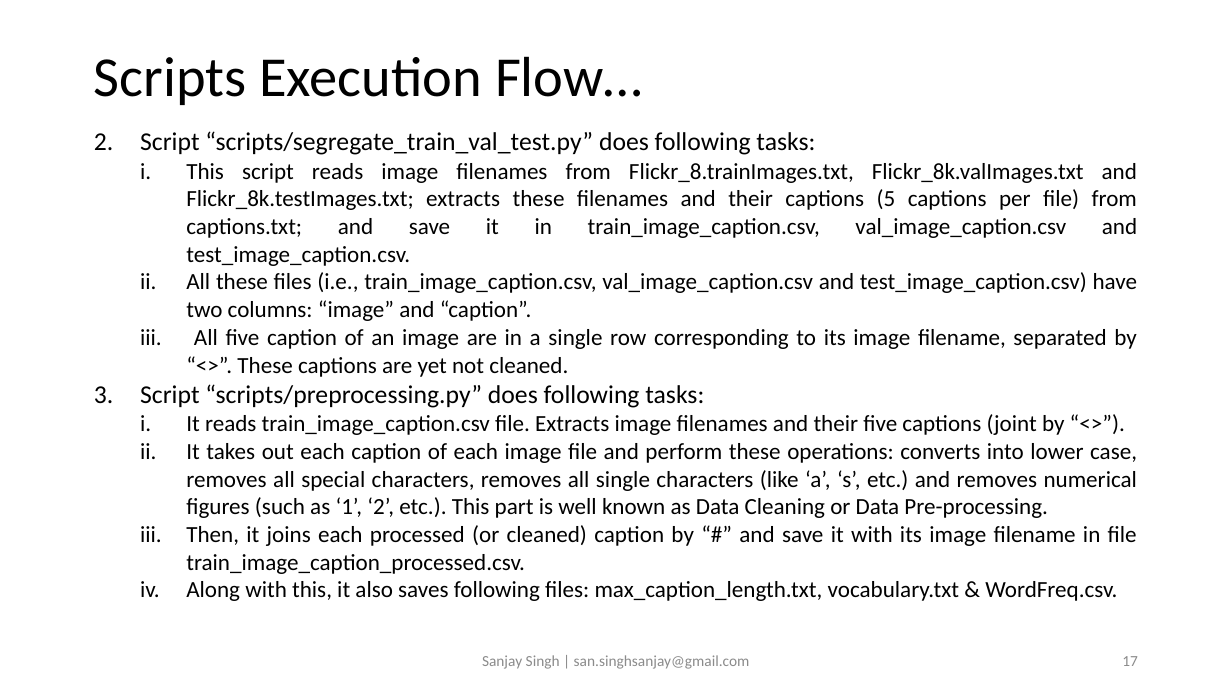
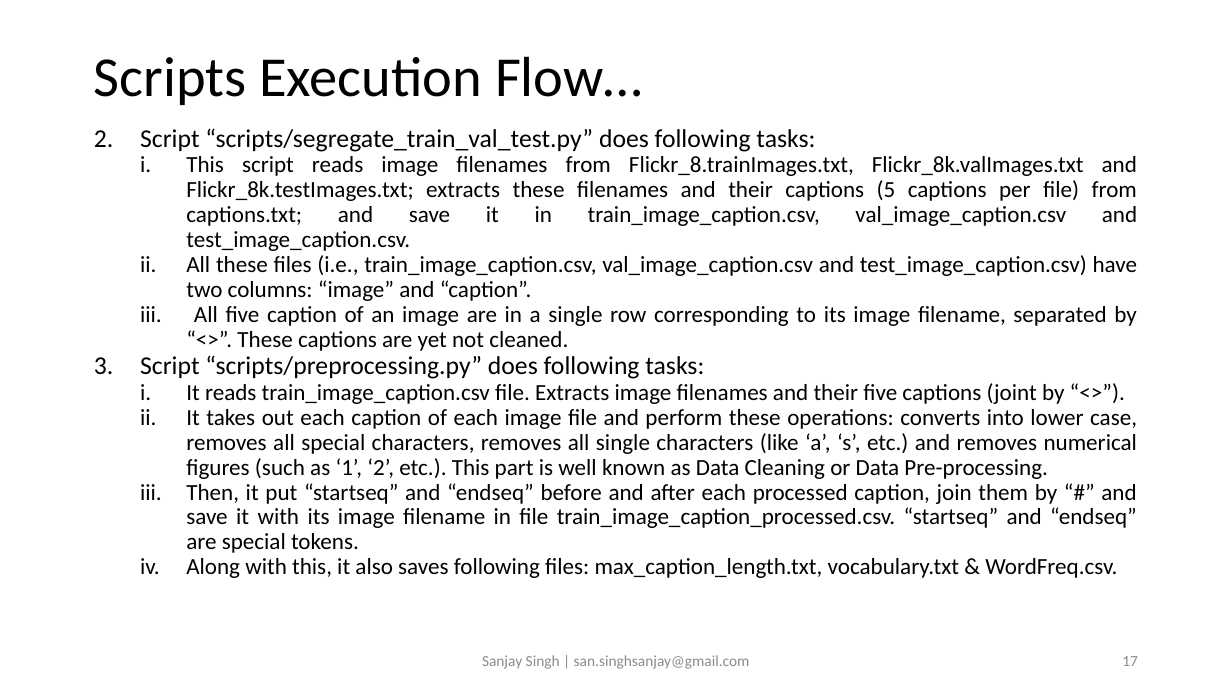
Before and after one commit to sansinghsanjay/Flickr8k_ImageCaptioning, a slide deck: slide 17 of readme.pptx. Drawn at 1232x693 pixels with LibreOffice and Linux fonts; fonts in the diff are those of the drawing. Boxes give left, top, right and bottom in pixels: in the first picture for what was removed or moved away, otherwise in the second. Text is boxed around its words. In the diff, an @@ line names an element or a change of style, - is before the commit and + after.

```diff
--- a/readme.pptx
+++ b/readme.pptx
@@ text at [140, 128, 1137, 578]: line spacing 1 to 0.9 @@
@@ text at [186, 483, 1137, 553]: text changed @@
-  iii. Then, it joins each processed (or cleaned) caption by “#” and save it with its image filename in file train_image_caption_processed.csv.
+  iii. Then, it put “startseq” and “endseq” before and after each processed caption, join them by “#” and save it with its image filename in file train_image_caption_processed.csv. “startseq” and “endseq” are special tokens.
```
Also in this commit, not shown: 2 other slides changed, 6 slides added, 1 other file.
